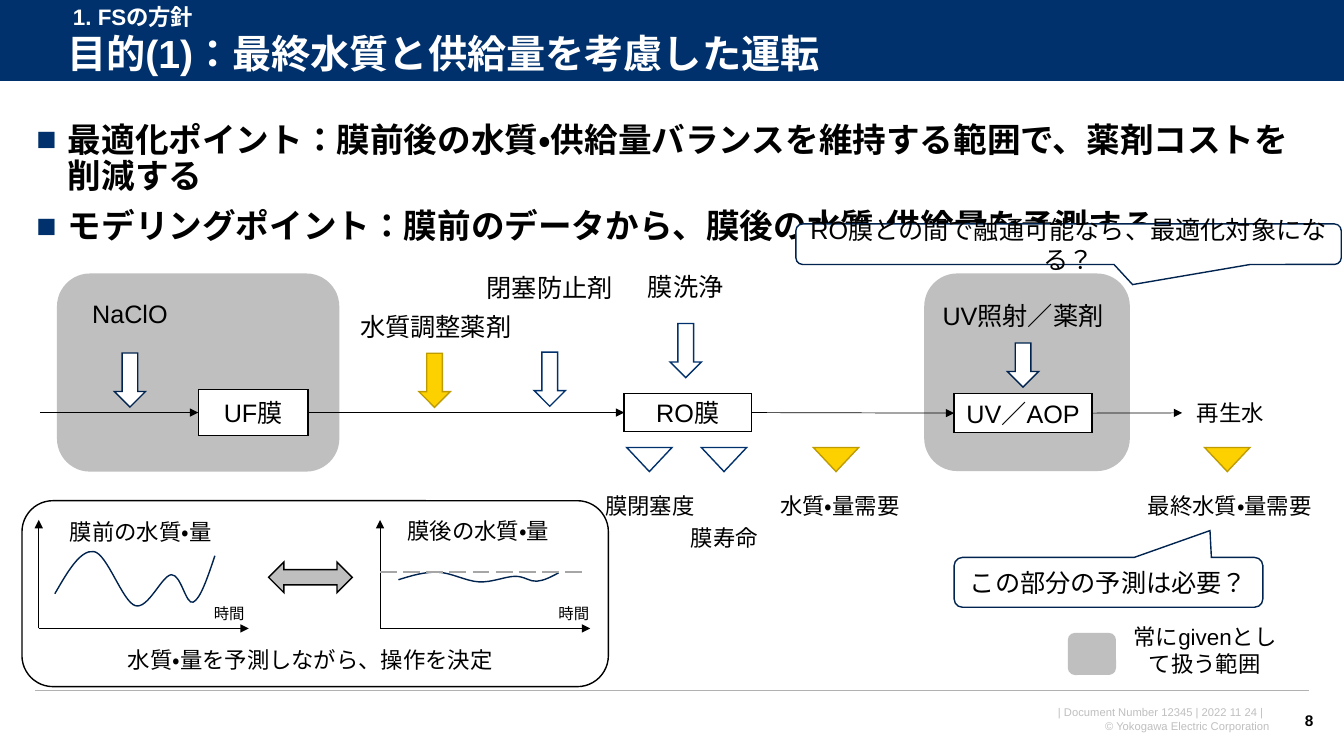
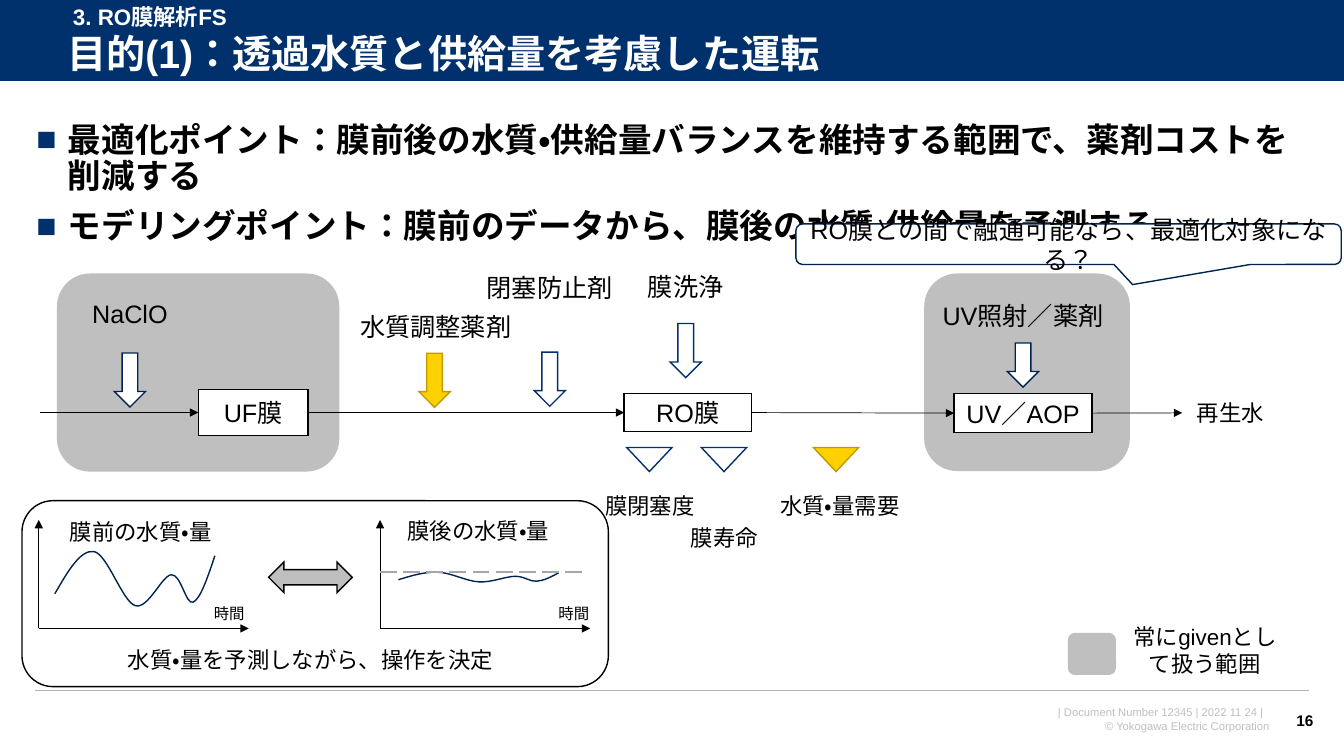
Before and after one commit to watarukumagai-git/opt, a slide deck: slide 16 of Reuse_Water/221129_米国再生水NAWI RO膜解析FS_井本さん向け説明_rev.0.pptx (slide 8 before the commit). Drawn at 1344x756 pixels with LibreOffice and Linux fonts; fonts in the diff are those of the drawing; background and template pictures are left out. Boxes give left, top, right and bottom in pixels: in the first picture for what was removed or moved away, otherwise in the second. Text is boxed around its words. In the diff, an @@ line names an element or a change of style, - is before the commit and + after.

```diff
--- a/Reuse_Water/221129_米国再生水NAWI RO膜解析FS_井本さん向け説明_rev.0.pptx
+++ b/Reuse_Water/221129_米国再生水NAWI RO膜解析FS_井本さん向け説明_rev.0.pptx
@@ text at (73, 7, 227, 27): text changed @@
-1. FSの方針
+3. RO膜解析FS
@@ title at (67, 34, 820, 76): text changed @@
-目的(1)：最終水質と供給量を考慮した運転
+目的(1)：透過水質と供給量を考慮した運転
@@ triangle removed at (1205, 448, 1250, 472) @@
@@ text removed at (1148, 495, 1312, 516) @@
-最終水質・量需要
@@ rounded speech box removed at (955, 558, 1263, 607) @@
-この部分の予測は必要？
@@ page number at (1296, 715, 1313, 726): text changed @@
-8
+16
```
Also in this commit, not shown: 14 other slides changed, 7 slides added.
